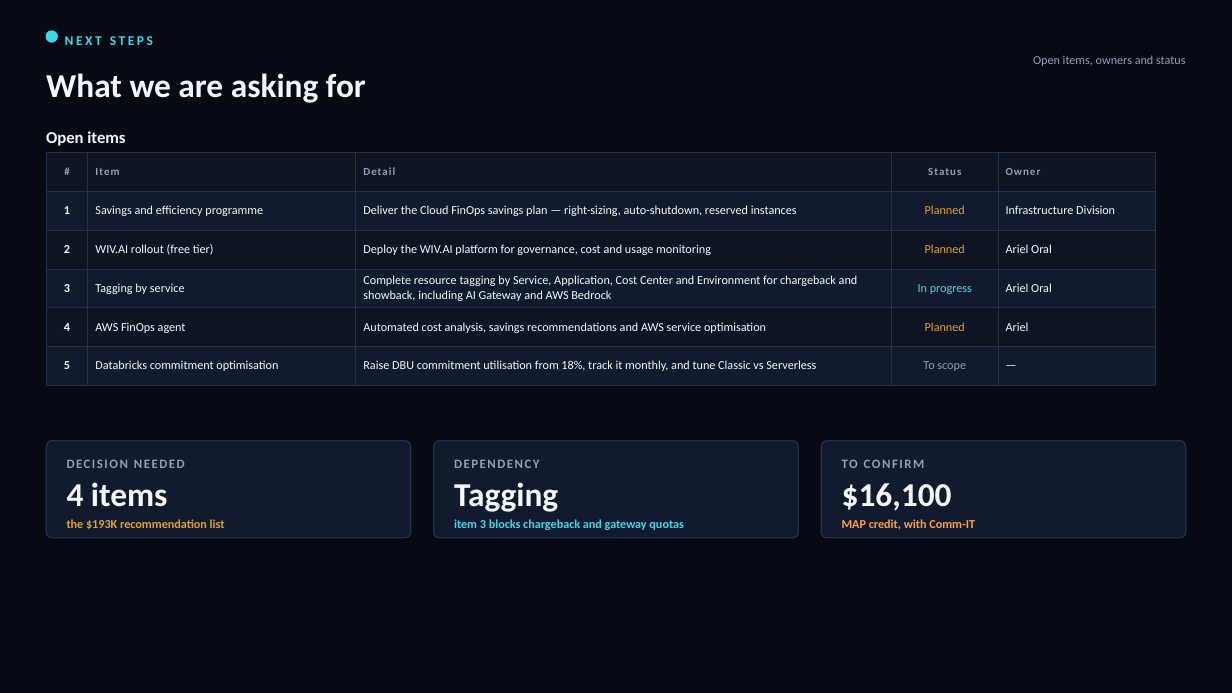
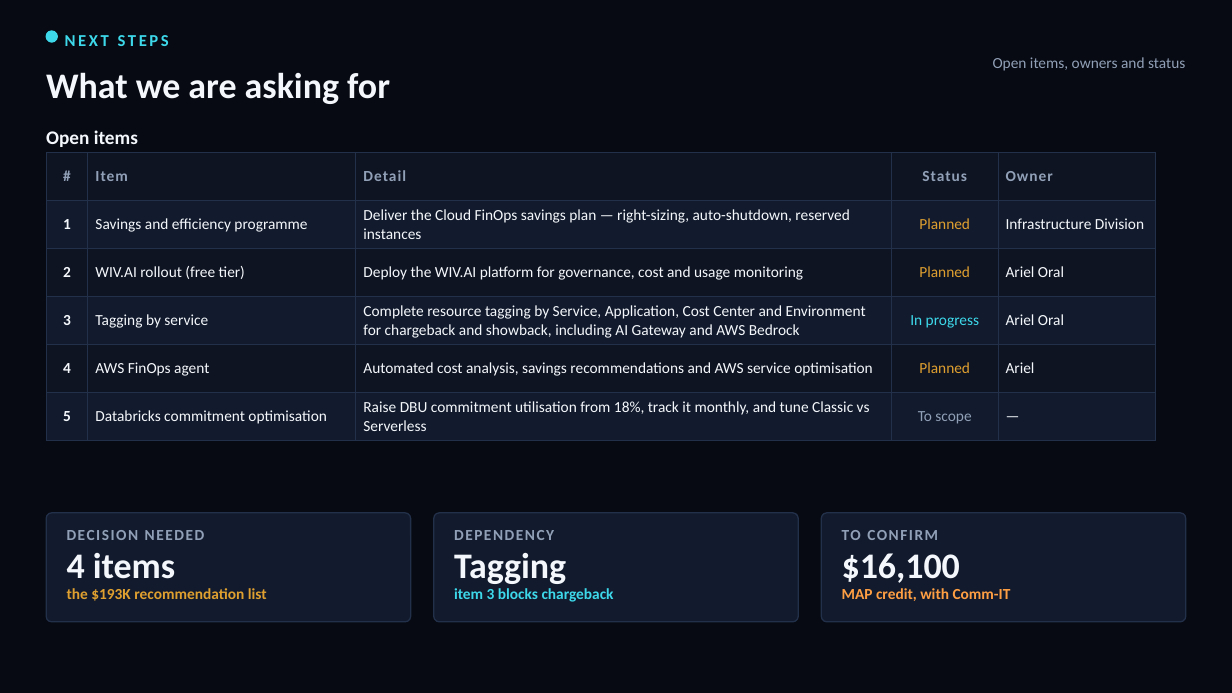
Before and after one commit to arielga5-code/Finops, a slide deck: slide 23 of deck/Harel_Cloud_Cost_CIO_v34.pptx. Drawn at 1232x693 pixels with LibreOffice and Linux fonts; fonts in the diff are those of the drawing. Boxes give left, top, right and bottom in pixels: in the first picture for what was removed or moved away, otherwise in the second. Text is boxed around its words. In the diff, an @@ line names an element or a change of style, - is before the commit and + after.

```diff
--- a/deck/Harel_Cloud_Cost_CIO_v34.pptx
+++ b/deck/Harel_Cloud_Cost_CIO_v34.pptx
@@ text "NEXT STEPS" at bbox=[65, 35, 169, 46]: size 10.5 to 13 pt @@
@@ text "Open items, owners and status" at bbox=[993, 57, 1185, 71]: size 9.5 to 12 pt @@
@@ text "Open items" at bbox=[46, 130, 138, 147]: size 13 to 15 pt @@
@@ table at bbox=[46, 152, 1155, 435] @@
@@ size 8.5 to 12 pt in "#", "Item", "Detail", "Status" and 1 more places @@
@@ size 9.5 to 12 pt @@
@@ rounded rectangle: place and size @@
-rounded rectangle at bbox=[46, 441, 410, 538]
+rounded rectangle at bbox=[46, 513, 410, 622]
@@ rounded rectangle: place and size @@
-rounded rectangle at bbox=[433, 441, 798, 538]
+rounded rectangle at bbox=[433, 513, 798, 622]
@@ proportions changed in 3 elements at bbox=[46, 513, 410, 622], bbox=[433, 513, 798, 622], bbox=[822, 513, 1186, 622] @@
@@ rounded rectangle: place and size @@
-rounded rectangle at bbox=[822, 441, 1186, 538]
+rounded rectangle at bbox=[822, 513, 1186, 622]
@@ 3 texts: place and size @@
-3 texts at bbox=[67, 459, 858, 468]
+3 texts at bbox=[67, 530, 938, 540]
@@ size 10 to 12 pt in 3 elements at bbox=[67, 530, 139, 540], bbox=[454, 530, 554, 540], bbox=[842, 530, 938, 540] @@
@@ size 26 to 28 pt in 4 elements at bbox=[46, 72, 390, 104], bbox=[67, 553, 175, 579], bbox=[454, 553, 566, 584], bbox=[842, 553, 960, 583] @@
@@ 3 texts: place and size @@
-3 texts at bbox=[67, 482, 952, 512]
+3 texts at bbox=[67, 553, 960, 584]
@@ text "the $193K recommendation list": place and size @@
-text "the $193K recommendation list" at bbox=[67, 519, 225, 529]
+text "the $193K recommendation list" at bbox=[67, 588, 267, 601]
@@ text "the $193K recommendation list" at bbox=[67, 588, 267, 601]: size 9.5 to 12 pt; line spacing 1 to 1.05; vertical alignment middle to top @@
@@ text at bbox=[454, 588, 614, 602]: text changed; size 9.5 to 12 pt @@
-item 3 blocks chargeback and gateway quotas
+item 3 blocks chargeback
@@ text "item 3 blocks chargeback" at bbox=[454, 588, 614, 602]: vertical alignment middle to top @@
@@ text "MAP credit, with Comm-IT" at bbox=[842, 588, 1011, 601]: size 9.5 to 12 pt; line spacing 1 to 1.05; vertical alignment middle to top @@
@@ text "MAP credit, with Comm-IT": place and size @@
-text "MAP credit, with Comm-IT" at bbox=[842, 519, 975, 530]
+text "MAP credit, with Comm-IT" at bbox=[842, 588, 1011, 601]
```
Also in this commit, not shown: 35 other slides changed, 6 other files.
